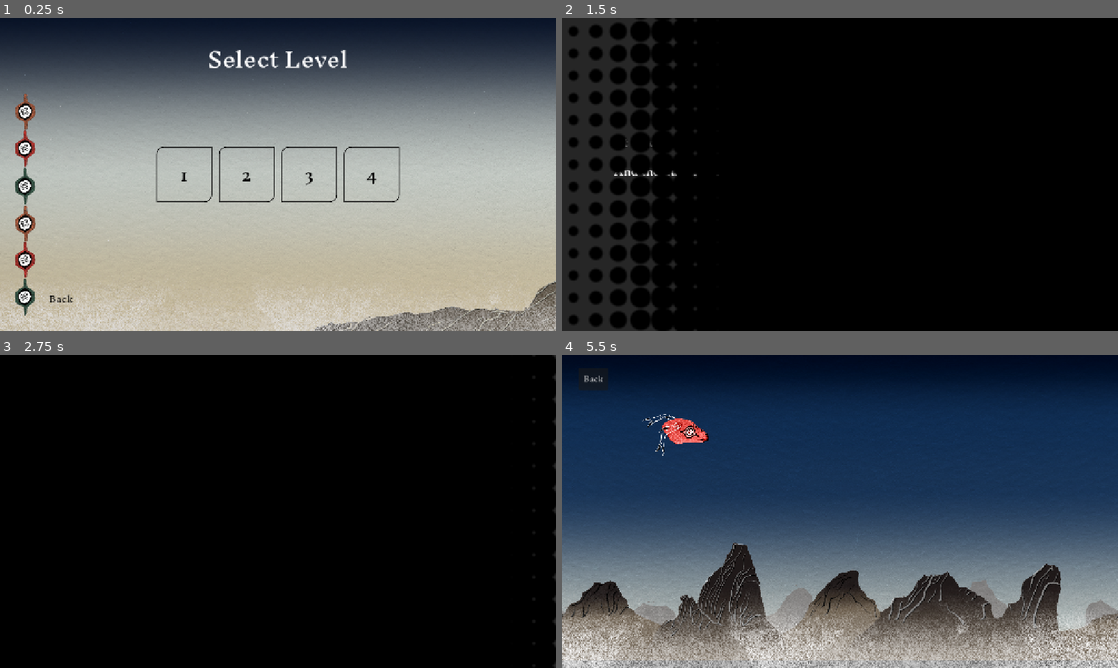
Above: before the commit, frames 1-4 (two rows, left to right).
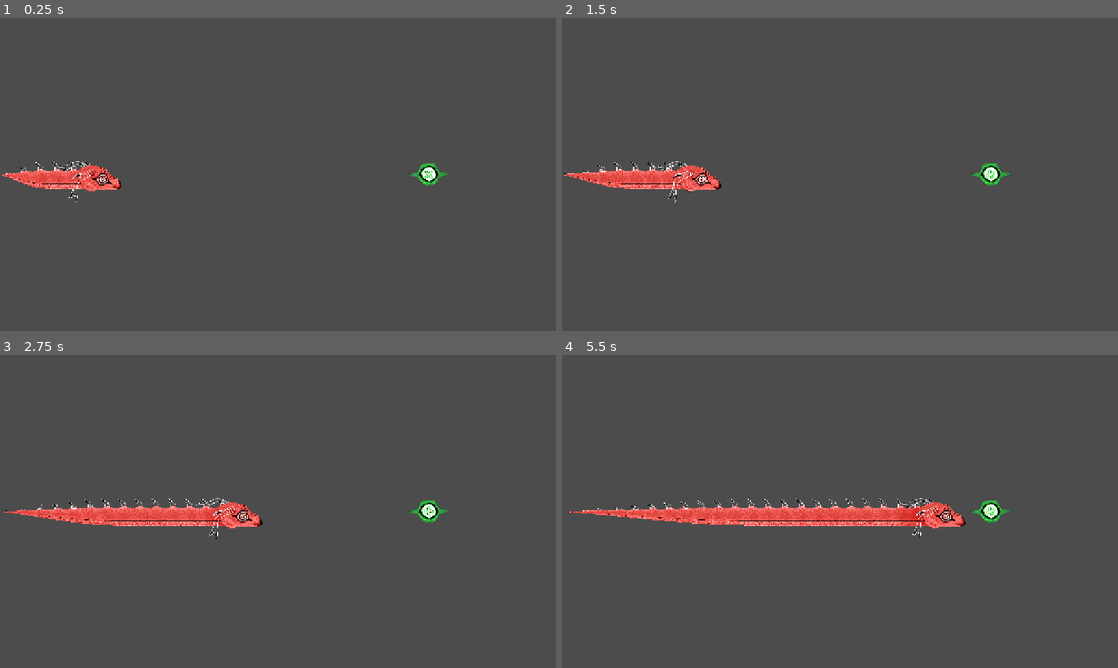
Above: after the commit, the same moments.

Repository: amap1380/waves
Game: Godot game, scene res://scenes/tutorial.tscn
Same seed, same stepped clock (60 frames per second), same inputs: the game is played once before the commit and once after it. Before the commit the project starts from res://scenes/level_select.tscn.
Inputs (mouse positions are in pixels of both pictures, inside the frame that each line leads up to):
- Up to frame 1 (0.25 s): no input
- Up to frame 2 (1.5 s): click (745, 174) at 0.5 s, where only the run before the commit has a clickable "1"; tap Enter (ui_accept) at 1.25 s; move the mouse to (962, 158) at 1.27 s; hold D (right) from 1.28 s (still down); hold Enter (ui_accept) from 1.28 s (still down); click (962, 158) at 1.42 s
- Up to frame 3 (2.75 s): move the mouse to (166, 527) at 2.02 s; release D (right) at 2.03 s; release Enter (ui_accept) at 2.03 s; hold Down (down) from 2.03 s (still down); tap Enter (ui_accept) at 2.1, 2.27, 2.57 s
- Up to frame 4 (5.5 s): tap Enter (ui_accept) at 2.75, 3.6, 3.77, 4.07, 5.1, 5.27 s; move the mouse to (895, 442) at 2.77 s; release Down (down) at 2.78 s; hold D (right) 2.78-3.53 s; hold Enter (ui_accept) 2.78-3.53 s; move the mouse to (812, 574) at 3.52 s; hold Up (up) 3.53-4.28 s; click (812, 574) at 3.67 s; move the mouse to (1006, 558) at 4.27 s; hold Enter (ui_accept) 4.28-5.03 s; hold A (left) from 4.28 s (still down); move the mouse to (673, 464) at 5.02 s

The runs differ from the first frame. In frame 1, 93% of the frame differs, in the area x 0-100%, y 0-100%; in frame 2, 100%; in frame 3, 100%; in frame 4, 97%.
Error before the commit: Parse Error: Identifier "Constants" not declared in the current scope. (res://scripts/main.gd:92)

Commit message:
add set input function and base tutorial script

Diff:
--- a/project.godot
+++ b/project.godot
@@ -11,7 +11,7 @@
 [application]
 
 config/name="waves"
-run/main_scene="uid://r1t657hq0hxf"
+run/main_scene="uid://dwoxqk2pyg2sl"
 config/features=PackedStringArray("4.5", "Forward Plus")
 config/icon="res://icon.svg"
 
@@ -20,6 +20,7 @@
 SignalBus="*res://scripts/autoloads/signal_bus.gd"
 LevelManager="*res://scenes/autoloads/level_manager.tscn"
 SceneManager="*res://scenes/autoloads/scene_manager.tscn"
+Constants="*res://scripts/autoloads/constants.gd"
 
 [display]
 
--- a/scenes/levels/level_1.tscn
+++ b/scenes/levels/level_1.tscn
@@ -8,7 +8,7 @@
 
 [node name="level 1" type="Node2D"]
 script = ExtResource("1_6761a")
-number_of_orbs = 3
+number_of_orbs = 1
 max_positive = 2
 max_negetive = 2
 metadata/_edit_vertical_guides_ = [712.0]
@@ -75,9 +75,9 @@
 speed = 110.0
 
 [node name="Label3" type="Label" parent="."]
-offset_left = 7664.0
+offset_left = 500.0
 offset_top = 328.0
-offset_right = 8123.0
+offset_right = 959.0
 offset_bottom = 436.0
 theme = ExtResource("2_x42e6")
 theme_override_colors/font_color = Color(1, 1, 1, 1)
--- a/scenes/main.tscn
+++ b/scenes/main.tscn
@@ -113,7 +113,7 @@
 centered = false
 
 [node name="MountainsMistFront" type="Parallax2D" parent="."]
-z_index = -10
+z_index = 10
 scroll_offset = Vector2(-22.5, -17.5)
 repeat_size = Vector2(1280, 0)
 autoscroll = Vector2(-60, 0)
--- a/scenes/tutorial.tscn
+++ b/scenes/tutorial.tscn
@@ -1,18 +1,46 @@
-[gd_scene load_steps=4 format=3 uid="uid://dwoxqk2pyg2sl"]
+[gd_scene load_steps=5 format=3 uid="uid://dwoxqk2pyg2sl"]
 
 [ext_resource type="PackedScene" uid="uid://cepq1jsbyexcn" path="res://scenes/sine_wave.tscn" id="1_8ho6b"]
 [ext_resource type="Script" uid="uid://ug6d5vumso04" path="res://scripts/tutorial.gd" id="1_ph3nu"]
 [ext_resource type="PackedScene" uid="uid://cd433od0xoqoc" path="res://scenes/head.tscn" id="2_ph3nu"]
+[ext_resource type="PackedScene" uid="uid://kg2q7m6ecsjj" path="res://scenes/green_star.tscn" id="4_4kmhl"]
 
 [node name="Tutorial" type="Node2D"]
 script = ExtResource("1_ph3nu")
 
-[node name="Camera2D" type="Camera2D" parent="."]
-offset = Vector2(640, 360)
-
 [node name="SineWave" parent="." instance=ExtResource("1_8ho6b")]
 position = Vector2(0, 360)
+amplitude = 0.0
 speed = 2.0
-sine_speed = 0.0
 
 [node name="Head" parent="SineWave" instance=ExtResource("2_ph3nu")]
+
+[node name="Camera2D" type="Camera2D" parent="SineWave"]
+position = Vector2(0, -360)
+anchor_mode = 0
+
+[node name="GreenStar" parent="." instance=ExtResource("4_4kmhl")]
+position = Vector2(987, 360)
+speed = 0.0
+
+[node name="GreenStar2" parent="." instance=ExtResource("4_4kmhl")]
+position = Vector2(1768, 178)
+speed = 0.0
+
+[node name="GreenStar3" parent="." instance=ExtResource("4_4kmhl")]
+position = Vector2(1968, 484)
+speed = 0.0
+
+[node name="GreenStar4" parent="." instance=ExtResource("4_4kmhl")]
+position = Vector2(2179, 250)
+speed = 0.0
+
+[node name="GreenStar5" parent="." instance=ExtResource("4_4kmhl")]
+position = Vector2(2490, 484)
+speed = 0.0
+
+[node name="GreenStar6" parent="." instance=ExtResource("4_4kmhl")]
+position = Vector2(2673, 256)
+speed = 0.0
+
+[connection signal="area_entered" from="GreenStar" to="." method="_on_green_star_area_entered"]
--- a/scripts/sine_wave.gd
+++ b/scripts/sine_wave.gd
@@ -29,6 +29,12 @@
 			queue_redraw()
 
 
+var inputs = {
+	"up":true,
+	"down":true,
+	"right":true,
+	"left":true
+}
 
 var ratio = 0.1
 
@@ -40,6 +46,10 @@
 	update_array()
 	queue_redraw()
 
+
+func _input(event: InputEvent) -> void:
+	if event.is_action_pressed("ui_accept"):
+		pass
 
 var transition_flag = true
 
@@ -101,6 +111,11 @@
 	head.collision_shape_2d.disabled = true
 	target = Vector2.RIGHT
 
+func set_input(input: String, enable: bool):
+	if inputs.has(input):
+		inputs[input] = enable
+	else :
+		push_error("input %s not found" % input )
 
 func update_array():
 	arr = PackedVector2Array()
--- a/scripts/tutorial.gd
+++ b/scripts/tutorial.gd
@@ -1,3 +1,26 @@
 extends Node2D
 
-var camera_tween:Tween
+@onready var sine_wave: SineWave = $SineWave
+
+var tween : Tween
+
+func move_sine_wave():
+	if tween:
+		tween.kill()
+	tween = get_tree().create_tween()
+	tween.tween_property(sine_wave, "global_position:x",
+	 sine_wave.global_position.x + get_viewport_rect().size.x, 0.6)
+	tween.parallel().tween_property(sine_wave, "ratio", 0.1, 0.6)
+
+func _ready() -> void:
+	sine_wave.set_input("up", false)
+	sine_wave.set_input("down", false)
+	sine_wave.set_input("left", false)
+	sine_wave.sine_speed = 0.0
+
+
+func _on_green_star_area_entered(area: Area2D) -> void:
+	if area is Head:
+		sine_wave.sine_speed = 2.0
+		sine_wave.set_input("left", true)
+		move_sine_wave()
